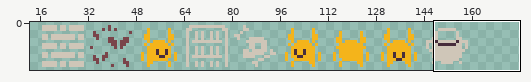
Two states of a sprite sheet, assets/sprites.png. The first picture is a wide view before the edit; the outline marks the close-up.
Close-up. The starting point:
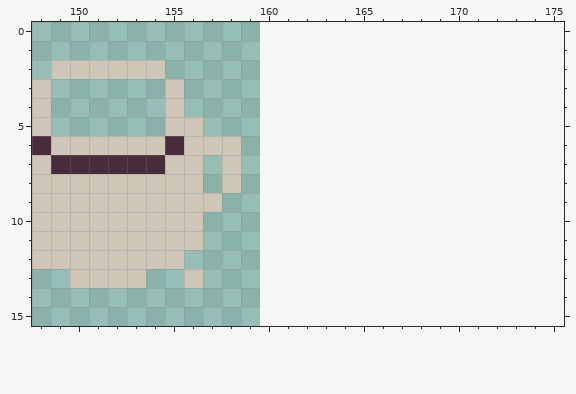
The file is 160x16 pixels. Shown: x 148..175, y 0..15. The old version is drawn lined up with the new one, on the new canvas. The wide view leaves out empty margins.
The same view after the edit:
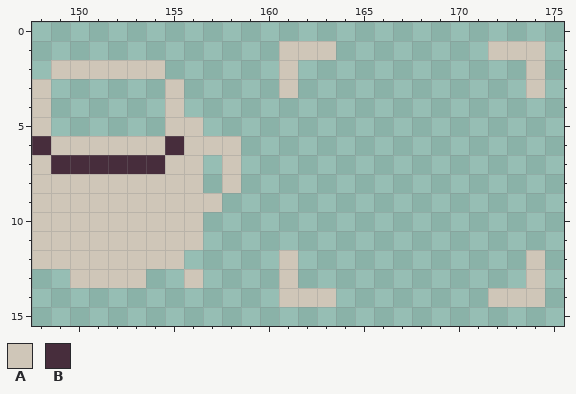
Palette (. is transparent): A #cfc6b8  B #472d3c
Change:
canvas 160x16 -> 176x16
@@ x 159..175 @@
  0 .................
- 1 .................
- 2 .................
- 3 .................
+ 1 ..AAA........AAA.
+ 2 ..A............A.
+ 3 ..A............A.
  4 .................
@@ x 159..175 @@
 11 .................
-12 .................
-13 .................
-14 .................
+12 ..A............A.
+13 ..A............A.
+14 ..AAA........AAA.
 15 .................
Pixel boxes of the changes (left, top, right, bottom) in both close-ups:
added: (279, 41, 336, 98)
added: (488, 41, 545, 98)
added: (279, 250, 336, 307)
added: (488, 250, 545, 307)
